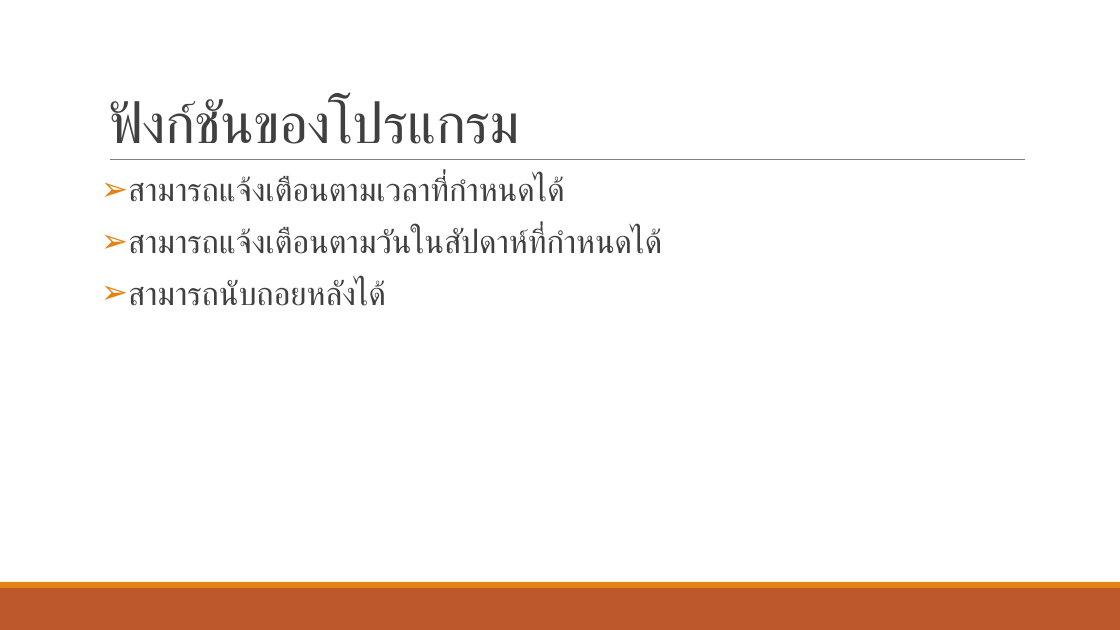
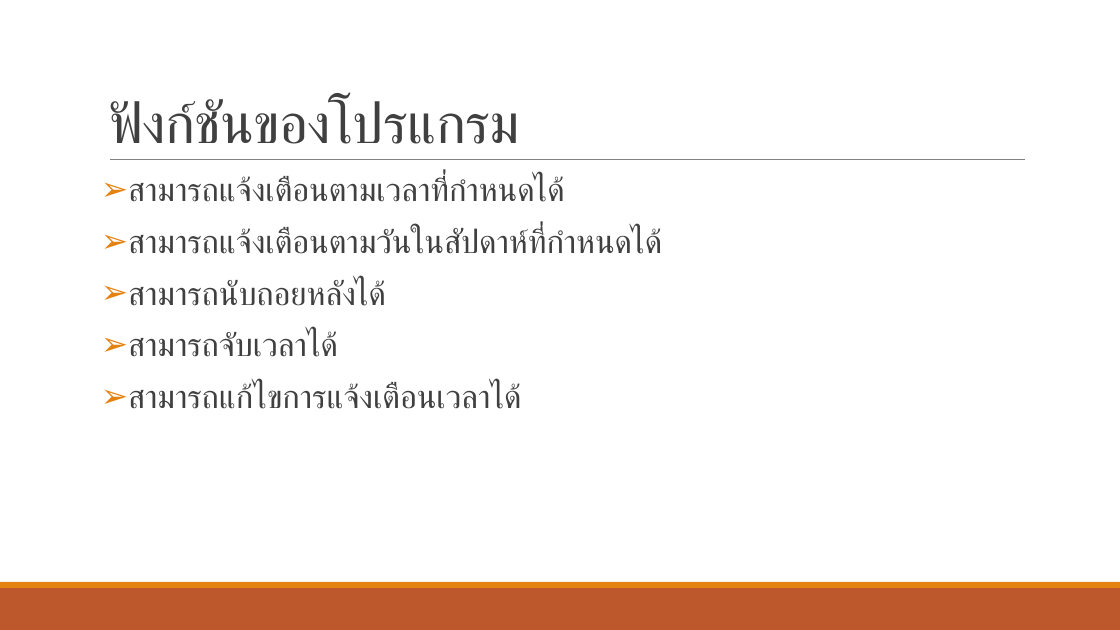
Before and after one commit to wannaphong/timenone, a slide deck: slide 4 of งานนำเสนอ.pptx. Drawn at 1120x630 pixels with LibreOffice and Linux fonts; fonts in the diff are those of the drawing. Boxes give left, top, right and bottom in pixels: in the first picture for what was removed or moved away, otherwise in the second. Text is boxed around its words. In the diff, an @@ line names an element or a change of style, - is before the commit and + after.

```diff
--- a/งานนำเสนอ.pptx
+++ b/งานนำเสนอ.pptx
@@ text at (128,330,522,409): paragraphs added @@
+➢ สามารถจับเวลาได้
+➢ สามารถแก้ไขการแจ้งเตือนเวลาได้
```
Also in this commit, not shown: 1 other slide changed, 4 slides added, 6 other files.
